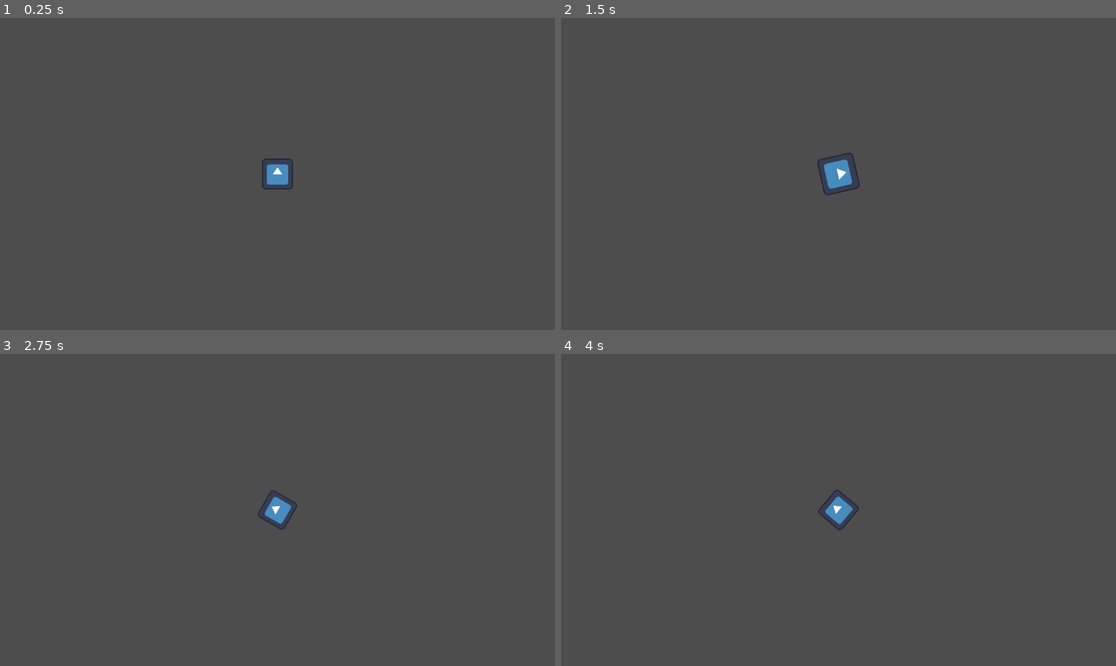
Above: before the commit, frames 1-4 (two rows, left to right).
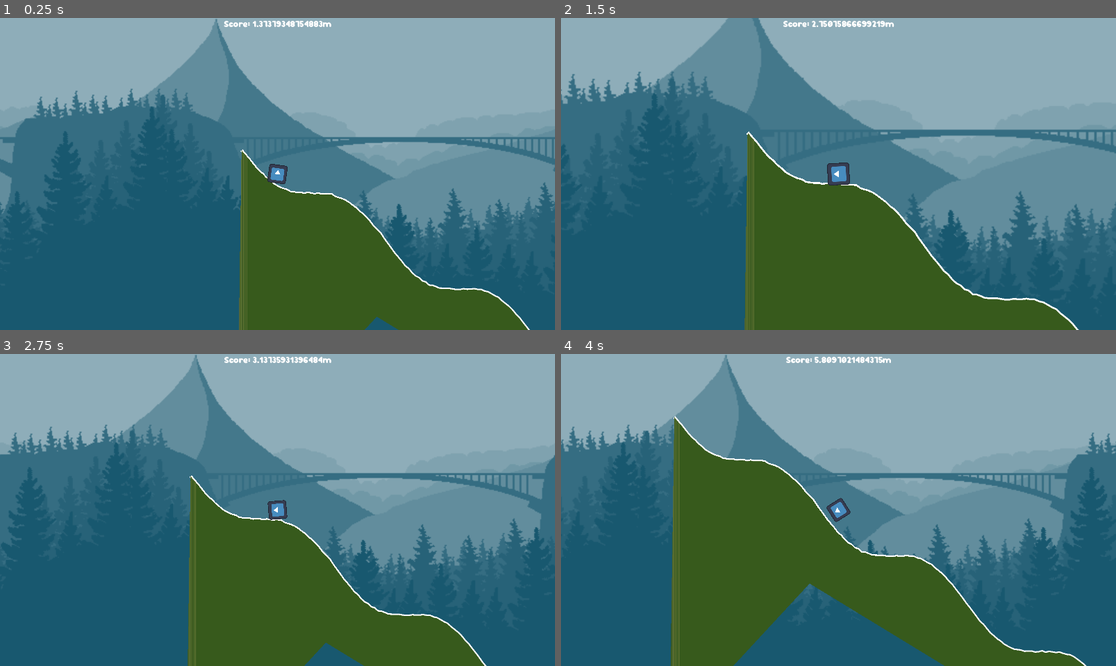
Above: after the commit, the same moments.

Repository: FelipePM01/EntregaExtraviada
Game: Godot game, scene res://main_scene.tscn
Two runs of this game, one before a commit and one after it. Both use one fixed random seed, a clock stepped at 60 frames per second and the inputs below. The engine's default icon, where the game draws it, is replaced by a stand-in: a white triangle on a blue panel in a dark square.
Inputs (mouse positions are in pixels of both pictures, inside the frame that each line leads up to):
- Up to frame 1 (0.25 s): no input
- Up to frame 2 (1.5 s): move the mouse to (960, 158) at 0.52 s; hold D (right) 0.53-1.28 s; hold Space (Spacebar, bound only after the commit) 0.53-1.28 s; move the mouse to (727, 189) at 1.27 s; hold A (left) from 1.28 s (still down); tap Mouse wheel down (scroll_down) at 1.35 s
- Up to frame 3 (2.75 s): tap Space (Spacebar, bound only after the commit) at 1.55, 2.3 s; move the mouse to (333, 441) at 2.02 s; release A (left) at 2.03 s; hold D (right) from 2.03 s (still down); hold Mouse wheel up (scroll_up) from 2.03 s (still down)
- Up to frame 4 (4 s): move the mouse to (810, 572) at 2.77 s; release Mouse wheel up (scroll_up) at 2.78 s; tap Space (Spacebar, bound only after the commit) at 2.85 s; move the mouse to (1005, 556) at 3.52 s; release D (right) at 3.53 s; hold A (left) from 3.53 s (still down); hold Space (Spacebar, bound only after the commit) from 3.53 s (still down)

The runs differ from the first frame. In frame 1, 100% of the frame differs, in the area x 0-100%, y 0-100%; in frame 2, 100%; in frame 3, 100%; in frame 4, 100%.

Commit message:
New-ui

Diff:
--- a/box/scripts/box.gd
+++ b/box/scripts/box.gd
@@ -20,3 +20,4 @@
 		apply_torque_impulse(-TORQUE*delta)
 	elif Input.is_action_pressed("right"):
 		apply_torque_impulse(TORQUE*delta)
+	Globals.score = position.x / 100
--- a/globals.gd
+++ b/globals.gd
@@ -1,6 +1,8 @@
 extends Node
 
 @onready var screensize = get_viewport().get_visible_rect().size
+@onready var record:float = 0
+@onready var score: float = 0
 
 # Called when the node enters the scene tree for the first time.
 func _ready() -> void:
--- a/main_scene.gd
+++ b/main_scene.gd
@@ -1,10 +1,7 @@
 extends Node2D
+@export var player: RigidBody2D
+@export var terrain: Node2D
 
-
-# Called when the node enters the scene tree for the first time.
-func _ready() -> void:
-	pass
-
-# Called every frame. 'delta' is the elapsed time since the previous frame.
-func _process(delta: float) -> void:
-	pass
+func _process(delta):
+	if terrain.terrain[-1].x < player.position.x + Globals.screensize.x / 2:
+		terrain.add_hills()
--- a/main_scene.tscn
+++ b/main_scene.tscn
@@ -1,11 +1,22 @@
-[gd_scene load_steps=3 format=3 uid="uid://ci5ill1frv0tg"]
+[gd_scene load_steps=6 format=3 uid="uid://6xssreta51vp"]
 
 [ext_resource type="Script" path="res://main_scene.gd" id="1_8bsnl"]
 [ext_resource type="PackedScene" uid="uid://dt6cak775tec0" path="res://box/scenes/box.tscn" id="2_uv8jf"]
+[ext_resource type="PackedScene" uid="uid://ofk54kht2sup" path="res://paralax/scenes/cliff.tscn" id="3_v2q77"]
+[ext_resource type="PackedScene" uid="uid://ba2toixanr5ol" path="res://terrain/scenes/terrain.tscn" id="4_y10el"]
+[ext_resource type="PackedScene" uid="uid://cchxpjumv38tg" path="res://player_ui/scenes/score_scene_ui.tscn" id="5_5ya65"]
 
-[node name="MainScene" type="Node2D"]
+[node name="MainScene" type="Node2D" node_paths=PackedStringArray("player", "terrain")]
 script = ExtResource("1_8bsnl")
+player = NodePath("Box")
+terrain = NodePath("Terrain")
+
+[node name="Cliff" parent="." instance=ExtResource("3_v2q77")]
+
+[node name="Terrain" parent="." instance=ExtResource("4_y10el")]
+hill_sharpness = 10
 
 [node name="Box" parent="." instance=ExtResource("2_uv8jf")]
 position = Vector2(112, 119)
-inertia = 0.1
+
+[node name="ScoreUi" parent="." instance=ExtResource("5_5ya65")]
--- a/paralax/scenes/cliff.tscn
+++ b/paralax/scenes/cliff.tscn
@@ -12,63 +12,63 @@
 
 [node name="Parallax2D3" type="Parallax2D" parent="."]
 scroll_scale = Vector2(0.1, 0)
-repeat_size = Vector2(1152, 0)
+repeat_size = Vector2(1920, 0)
 
 [node name="Sprite2D" type="Sprite2D" parent="Parallax2D3"]
-position = Vector2(576, 324)
-scale = Vector2(2.04255, 2.04416)
+position = Vector2(960, 540)
+scale = Vector2(3.40425, 3.40694)
 texture = ExtResource("2_fqb18")
 
 [node name="Parallax2D" type="Parallax2D" parent="."]
 scroll_scale = Vector2(0.2, 0)
-repeat_size = Vector2(1152, 0)
+repeat_size = Vector2(1920, 0)
 
 [node name="Sprite2D" type="Sprite2D" parent="Parallax2D"]
-position = Vector2(576, 324)
-scale = Vector2(2.04255, 2.04416)
+position = Vector2(960, 540)
+scale = Vector2(3.40425, 3.40694)
 texture = ExtResource("3_k41mu")
 
 [node name="Parallax2D2" type="Parallax2D" parent="."]
 scroll_scale = Vector2(0.3, 0)
-repeat_size = Vector2(1152, 0)
+repeat_size = Vector2(1920, 0)
 
 [node name="Sprite2D" type="Sprite2D" parent="Parallax2D2"]
-position = Vector2(576, 324)
-scale = Vector2(2.04255, 2.04416)
+position = Vector2(960, 540)
+scale = Vector2(3.40425, 3.40694)
 texture = ExtResource("4_pnu5o")
 
 [node name="Parallax2D4" type="Parallax2D" parent="."]
 scroll_scale = Vector2(0.4, 0)
-repeat_size = Vector2(1152, 0)
+repeat_size = Vector2(1920, 0)
 
 [node name="Sprite2D" type="Sprite2D" parent="Parallax2D4"]
-position = Vector2(576, 324)
-scale = Vector2(2.04255, 2.04416)
+position = Vector2(960, 540)
+scale = Vector2(3.40425, 3.40694)
 texture = ExtResource("5_ci65q")
 
 [node name="Parallax2D5" type="Parallax2D" parent="."]
 scroll_scale = Vector2(0.5, 0)
-repeat_size = Vector2(1152, 0)
+repeat_size = Vector2(1920, 0)
 
 [node name="Sprite2D" type="Sprite2D" parent="Parallax2D5"]
-position = Vector2(576, 324)
-scale = Vector2(2.04255, 2.04416)
+position = Vector2(960, 540)
+scale = Vector2(3.40425, 3.40694)
 texture = ExtResource("6_d01tm")
 
 [node name="Parallax2D6" type="Parallax2D" parent="."]
 scroll_scale = Vector2(0.6, 0)
-repeat_size = Vector2(1152, 0)
+repeat_size = Vector2(1920, 0)
 
 [node name="Sprite2D" type="Sprite2D" parent="Parallax2D6"]
-position = Vector2(576, 324)
-scale = Vector2(2.04255, 2.04416)
+position = Vector2(960, 540)
+scale = Vector2(3.40425, 3.40694)
 texture = ExtResource("7_3imnt")
 
 [node name="Parallax2D7" type="Parallax2D" parent="."]
 scroll_scale = Vector2(0.7, 0)
-repeat_size = Vector2(1152, 0)
+repeat_size = Vector2(1920, 0)
 
 [node name="Sprite2D" type="Sprite2D" parent="Parallax2D7"]
-position = Vector2(576, 324)
-scale = Vector2(2.04255, 2.04416)
+position = Vector2(960, 540)
+scale = Vector2(3.40425, 3.40694)
 texture = ExtResource("8_obji4")
--- a/player_ui/scenes/TestScene.tscn
+++ b/player_ui/scenes/TestScene.tscn
@@ -1,16 +1,15 @@
 [gd_scene load_steps=3 format=3 uid="uid://ibksltjsir2p"]
 
-[ext_resource type="PackedScene" uid="uid://bshkt4wfgo8kn" path="res://player_ui/scenes/lost_scene_ui.tscn" id="1_6af0k"]
+[ext_resource type="PackedScene" uid="uid://bshkt4wfgo8kn" path="res://player_ui/scenes/lose_scene_ui.tscn" id="1_6af0k"]
 [ext_resource type="PackedScene" uid="uid://cchxpjumv38tg" path="res://player_ui/scenes/score_scene_ui.tscn" id="2_4u1cy"]
 
 [node name="TestScene" type="Node2D"]
 
 [node name="Camera2D" type="Camera2D" parent="."]
 
-[node name="ScoreUi" parent="Camera2D" node_paths=PackedStringArray("playerTransform") instance=ExtResource("2_4u1cy")]
+[node name="ScoreUi" parent="Camera2D" instance=ExtResource("2_4u1cy")]
 offset_top = -316.0
 offset_bottom = -316.0
-playerTransform = NodePath("../../Node2D")
 
 [node name="LostScene" parent="Camera2D" instance=ExtResource("1_6af0k")]
 visible = false
--- /dev/null
+++ b/player_ui/scenes/lose_scene_ui.tscn
@@ -0,0 +1,95 @@
+[gd_scene load_steps=8 format=3 uid="uid://bshkt4wfgo8kn"]
+
+[ext_resource type="Script" path="res://player_ui/scripts/lost_scene_ui.gd" id="1_n51eg"]
+[ext_resource type="Theme" uid="uid://cao5scx3g0f1n" path="res://utils/themes/main_theme.tres" id="2_oh4tf"]
+[ext_resource type="Texture2D" uid="uid://c5qd6pbrk86pr" path="res://utils/themes/letter.png" id="3_yi5ep"]
+
+[sub_resource type="StyleBoxTexture" id="StyleBoxTexture_k2sju"]
+texture = ExtResource("3_yi5ep")
+axis_stretch_horizontal = 2
+axis_stretch_vertical = 2
+
+[sub_resource type="Gradient" id="Gradient_lyp8q"]
+colors = PackedColorArray(0, 0, 0, 0.392157, 1, 1, 1, 0)
+
+[sub_resource type="GradientTexture2D" id="GradientTexture2D_pip6b"]
+gradient = SubResource("Gradient_lyp8q")
+fill_from = Vector2(1, 1)
+
+[sub_resource type="StyleBoxTexture" id="StyleBoxTexture_xvn3h"]
+texture = SubResource("GradientTexture2D_pip6b")
+
+[node name="LoseScene" type="Control" node_paths=PackedStringArray("score_text")]
+layout_mode = 3
+anchors_preset = 15
+anchor_right = 1.0
+anchor_bottom = 1.0
+grow_horizontal = 2
+grow_vertical = 2
+script = ExtResource("1_n51eg")
+score_text = NodePath("CanvasLayer/Panel/VBoxContainer/MarginContainer/HighscoreText")
+
+[node name="CanvasLayer" type="CanvasLayer" parent="."]
+
+[node name="Panel" type="PanelContainer" parent="CanvasLayer"]
+anchors_preset = 8
+anchor_left = 0.5
+anchor_top = 0.5
+anchor_right = 0.5
+anchor_bottom = 0.5
+offset_left = -173.0
+offset_top = -217.0
+offset_right = 185.0
+offset_bottom = 228.0
+grow_horizontal = 2
+grow_vertical = 2
+size_flags_horizontal = 4
+theme = ExtResource("2_oh4tf")
+theme_override_styles/panel = SubResource("StyleBoxTexture_k2sju")
+
+[node name="VBoxContainer" type="VBoxContainer" parent="CanvasLayer/Panel"]
+layout_mode = 2
+alignment = 1
+
+[node name="MarginContainer" type="MarginContainer" parent="CanvasLayer/Panel/VBoxContainer"]
+layout_mode = 2
+theme_override_constants/margin_top = 15
+theme_override_constants/margin_bottom = 30
+
+[node name="HighscoreText" type="Label" parent="CanvasLayer/Panel/VBoxContainer/MarginContainer"]
+layout_mode = 2
+theme_override_font_sizes/font_size = 26
+text = "Highscore:
+0m"
+horizontal_alignment = 1
+
+[node name="GameOverText" type="Label" parent="CanvasLayer/Panel/VBoxContainer"]
+layout_mode = 2
+theme_override_font_sizes/font_size = 21
+text = "The carrier is NOT
+responsible for
+possible damages
+upon delivery"
+horizontal_alignment = 1
+
+[node name="MarginContainer2" type="MarginContainer" parent="CanvasLayer/Panel/VBoxContainer"]
+layout_mode = 2
+theme_override_constants/margin_top = 35
+theme_override_constants/margin_bottom = 0
+
+[node name="RestartButton" type="Button" parent="CanvasLayer/Panel/VBoxContainer/MarginContainer2"]
+layout_mode = 2
+size_flags_horizontal = 4
+size_flags_vertical = 8
+theme_override_font_sizes/font_size = 26
+text = "Press space to restart"
+
+[node name="Panel2" type="Panel" parent="CanvasLayer"]
+anchors_preset = 15
+anchor_right = 1.0
+anchor_bottom = 1.0
+grow_horizontal = 2
+grow_vertical = 2
+theme_override_styles/panel = SubResource("StyleBoxTexture_xvn3h")
+
+[connection signal="pressed" from="CanvasLayer/Panel/VBoxContainer/MarginContainer2/RestartButton" to="." method="_on_restart_button_pressed"]
--- a/player_ui/scenes/lost_scene_ui.tscn
+++ /dev/null
@@ -1,86 +0,0 @@
-[gd_scene load_steps=4 format=3 uid="uid://bshkt4wfgo8kn"]
-
-[ext_resource type="Script" path="res://player_ui/scripts/lost_scene_ui.gd" id="1_n51eg"]
-
-[sub_resource type="LabelSettings" id="LabelSettings_gde37"]
-font_size = 64
-
-[sub_resource type="LabelSettings" id="LabelSettings_mrtm4"]
-font_size = 32
-
-[node name="LostScene" type="Control"]
-layout_mode = 3
-anchors_preset = 15
-anchor_right = 1.0
-anchor_bottom = 1.0
-grow_horizontal = 2
-grow_vertical = 2
-script = ExtResource("1_n51eg")
-
-[node name="GameOverText" type="Label" parent="."]
-layout_mode = 1
-anchors_preset = 8
-anchor_left = 0.5
-anchor_top = 0.5
-anchor_right = 0.5
-anchor_bottom = 0.5
-offset_left = -173.0
-offset_top = -193.0
-offset_right = 174.0
-offset_bottom = -105.0
-grow_horizontal = 2
-grow_vertical = 2
-text = "Game Over"
-label_settings = SubResource("LabelSettings_gde37")
-horizontal_alignment = 1
-
-[node name="HighscoreText" type="Label" parent="."]
-layout_mode = 1
-anchors_preset = 8
-anchor_left = 0.5
-anchor_top = 0.5
-anchor_right = 0.5
-anchor_bottom = 0.5
-offset_left = -411.0
-offset_top = -98.0
-offset_right = -64.0
-offset_bottom = -10.0
-grow_horizontal = 2
-grow_vertical = 2
-text = "Highscore:"
-label_settings = SubResource("LabelSettings_mrtm4")
-horizontal_alignment = 1
-
-[node name="HighscoreValueText" type="Label" parent="."]
-layout_mode = 1
-anchors_preset = 8
-anchor_left = 0.5
-anchor_top = 0.5
-anchor_right = 0.5
-anchor_bottom = 0.5
-offset_left = -173.0
-offset_top = -98.0
-offset_right = 174.0
-offset_bottom = -10.0
-grow_horizontal = 2
-grow_vertical = 2
-text = "9999999m"
-label_settings = SubResource("LabelSettings_mrtm4")
-horizontal_alignment = 1
-
-[node name="RestartText" type="Label" parent="."]
-layout_mode = 1
-anchors_preset = 8
-anchor_left = 0.5
-anchor_top = 0.5
-anchor_right = 0.5
-anchor_bottom = 0.5
-offset_left = -173.0
-offset_top = -24.0
-offset_right = 174.0
-offset_bottom = 64.0
-grow_horizontal = 2
-grow_vertical = 2
-text = "Press space to restart"
-label_settings = SubResource("LabelSettings_mrtm4")
-horizontal_alignment = 1
--- a/player_ui/scenes/score_scene_ui.tscn
+++ b/player_ui/scenes/score_scene_ui.tscn
@@ -1,11 +1,8 @@
-[gd_scene load_steps=3 format=3 uid="uid://cchxpjumv38tg"]
+[gd_scene load_steps=2 format=3 uid="uid://cchxpjumv38tg"]
 
 [ext_resource type="Script" path="res://player_ui/scripts/score_scene_ui.gd" id="1_loimw"]
 
-[sub_resource type="LabelSettings" id="LabelSettings_fe4qi"]
-font_size = 32
-
-[node name="ScoreUi" type="Control"]
+[node name="ScoreUi" type="Control" node_paths=PackedStringArray("score_text")]
 layout_mode = 3
 anchors_preset = 15
 anchor_right = 1.0
@@ -13,29 +10,20 @@
 grow_horizontal = 2
 grow_vertical = 2
 script = ExtResource("1_loimw")
+score_text = NodePath("CanvasLayer/ScoreText")
 
-[node name="ScoreText" type="Label" parent="."]
-layout_mode = 1
+[node name="CanvasLayer" type="CanvasLayer" parent="."]
+
+[node name="ScoreText" type="Label" parent="CanvasLayer"]
 anchors_preset = 5
 anchor_left = 0.5
 anchor_right = 0.5
-offset_left = -156.0
-offset_right = -62.0
-offset_bottom = 45.0
+offset_left = -144.5
+offset_right = 144.5
+offset_bottom = 99.0
 grow_horizontal = 2
-text = "Score:"
-label_settings = SubResource("LabelSettings_fe4qi")
+size_flags_vertical = 0
+theme_override_colors/font_color = Color(1, 1, 1, 1)
+theme_override_font_sizes/font_size = 31
+text = "Score: 0"
 horizontal_alignment = 1
-
-[node name="ScoreValueText" type="Label" parent="."]
-layout_mode = 1
-anchors_preset = 5
-anchor_left = 0.5
-anchor_right = 0.5
-offset_left = -42.0
-offset_right = 52.0
-offset_bottom = 45.0
-grow_horizontal = 2
-text = "999999"
-label_settings = SubResource("LabelSettings_fe4qi")
-horizontal_alignment = 1
--- a/player_ui/scripts/lost_scene_ui.gd
+++ b/player_ui/scripts/lost_scene_ui.gd
@@ -1,5 +1,6 @@
 extends Control
 
+@export var score_text: Label
 
 # Called when the node enters the scene tree for the first time.
 func _ready() -> void:
@@ -8,5 +9,11 @@
 
 # Called every frame. 'delta' is the elapsed time since the previous frame.
 func _process(delta: float) -> void:
+	score_text.text = "Highscore:\n{}m".format([Globals.score], "{}")
 	if (Input.is_action_pressed("Spacebar") and visible):
-		get_tree().reload_current_scene()
+		_on_restart_button_pressed()
+
+
+func _on_restart_button_pressed() -> void:
+	get_tree().reload_current_scene()
+	visible = false
--- a/player_ui/scripts/score_scene_ui.gd
+++ b/player_ui/scripts/score_scene_ui.gd
@@ -1,18 +1,6 @@
 extends Control
-@export var playerTransform: Node2D
-
-var playerStartPosition
-var relativePositionScore = 0
-
-# Called when the node enters the scene tree for the first time.
-func _ready() -> void:
-	playerStartPosition = playerTransform.position
-	$ScoreValueText.text = str(relativePositionScore)
-
+@export var score_text: Label
 
 # Called every frame. 'delta' is the elapsed time since the previous frame.
 func _process(delta: float) -> void:
-	relativePositionScore = playerTransform.position.x - playerStartPosition.x
-	if (relativePositionScore < 0):
-		relativePositionScore = 0
-	$ScoreValueText.text = str(int(relativePositionScore))
+	score_text.text = "Score: {}m".format([Globals.score], "{}")
--- a/project.godot
+++ b/project.godot
@@ -18,6 +18,15 @@
 [autoload]
 
 Globals="*res://globals.gd"
+
+[display]
+
+window/size/viewport_width=1920
+window/size/viewport_height=1080
+
+[gui]
+
+theme/custom="res://utils/themes/main_theme.tres"
 
 [input]
 
@@ -41,6 +50,11 @@
 "events": [Object(InputEventMouseButton,"resource_local_to_scene":false,"resource_name":"","device":-1,"window_id":0,"a …(253 unchanged characters)…
 ]
 }
+Spacebar={
+"deadzone": 0.5,
+"events": [Object(InputEventKey,"resource_local_to_scene":false,"resource_name":"","device":-1,"window_id":0,"alt_pressed":false,"shift_pressed":false,"ctrl_pressed":false,"meta_pressed":false,"pressed":false,"keycode":0,"physical_keycode":32,"key_label":0,"unicode":32,"location":0,"echo":false,"script":null)
+]
+}
 
 [rendering]
 
--- a/terrain/scripts/terrain.gd
+++ b/terrain/scripts/terrain.gd
@@ -14,7 +14,7 @@
 	randomize()
 	terrain = Array()
 	var start_y = Globals.screensize.y * 3/4
-	terrain.append(Vector2(0, start_y))
+	terrain.append(Vector2(1, start_y))
 	add_hills()
 
 func get_point(x:float, height):
--- /dev/null
+++ b/utils/themes/main_theme.tres
@@ -0,0 +1,15 @@
+[gd_resource type="Theme" load_steps=4 format=3 uid="uid://cao5scx3g0f1n"]
+
+[ext_resource type="FontFile" uid="uid://dnlkkkrt7hqtm" path="res://utils/fonts/Sour_Gummy/SourGummy-VariableFont_wdth,wght.ttf" id="1_trb4r"]
+
+[sub_resource type="StyleBoxTexture" id="StyleBoxTexture_b86et"]
+
+[sub_resource type="StyleBoxFlat" id="StyleBoxFlat_sp6mq"]
+bg_color = Color(0.6, 0.6, 0.6, 0)
+
+[resource]
+default_font = ExtResource("1_trb4r")
+Button/colors/font_color = Color(0.875, 0.875, 0.875, 1)
+Button/styles/focus = SubResource("StyleBoxTexture_b86et")
+Label/colors/font_color = Color(0, 0, 0, 1)
+Label/styles/normal = SubResource("StyleBoxFlat_sp6mq")
Not shown, added: utils/fonts/Sour_Gummy/OFL.txt
Not shown, added: utils/fonts/Sour_Gummy/README.txt
Binary file added: utils/fonts/Sour_Gummy/SourGummy-Italic-VariableFont_wdth,wght.ttf
Not shown, added: utils/fonts/Sour_Gummy/SourGummy-Italic-VariableFont_wdth,wght.ttf.import
Binary file added: utils/fonts/Sour_Gummy/SourGummy-VariableFont_wdth,wght.ttf
Not shown, added: utils/fonts/Sour_Gummy/SourGummy-VariableFont_wdth,wght.ttf.import
Binary file added: utils/fonts/Sour_Gummy/static/SourGummy-Black.ttf
Not shown, added: utils/fonts/Sour_Gummy/static/SourGummy-Black.ttf.import
Binary file added: utils/fonts/Sour_Gummy/static/SourGummy-BlackItalic.ttf
Not shown, added: utils/fonts/Sour_Gummy/static/SourGummy-BlackItalic.ttf.import
Binary file added: utils/fonts/Sour_Gummy/static/SourGummy-Bold.ttf
Not shown, added: utils/fonts/Sour_Gummy/static/SourGummy-Bold.ttf.import
(and 104 more such lines)
